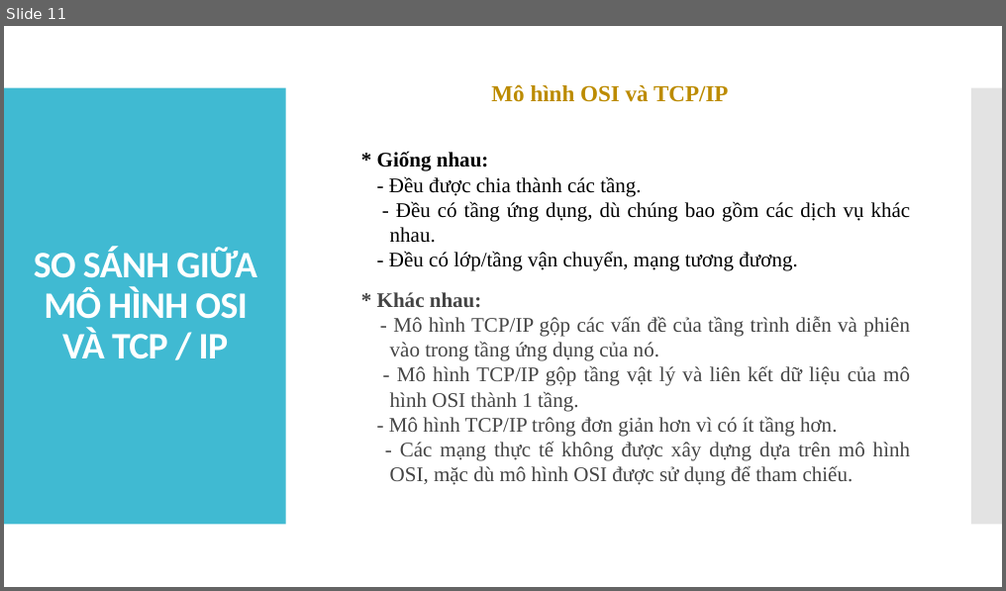
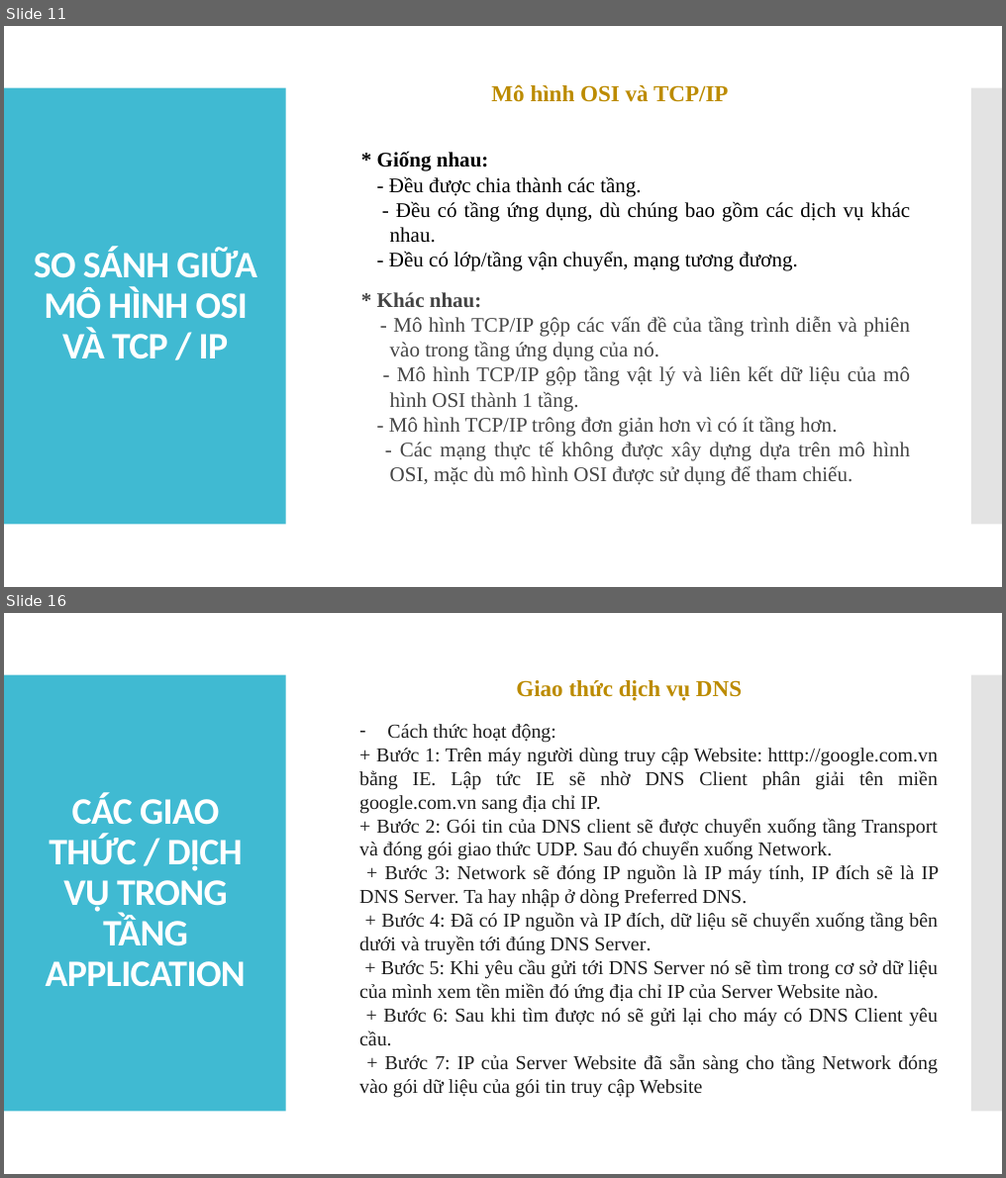
Before and after one commit to tiendatdk3493/Tai_Lieu, a slide deck: Topic 1.pptx. Shown one above the other, each under a label of ours: slide 11 before the commit, slides 11 and 16 after it; the slides between them are not shown. The pictures are 1006x591 and 1006x1178 pixels, drawn with LibreOffice and Linux fonts; fonts in the diff are those of the drawing. Boxes give left, top, right and bottom in pixels: in the first picture for what was removed or moved away, otherwise in the second. Text is boxed around its words. In the diff, an @@ line names an element or a change of style, - is before the commit and + after.

```diff
--- a/Topic 1.pptx
+++ b/Topic 1.pptx
@@ slide 16 added at (x1=4, y1=613, x2=1002, y2=1174), background #FFFFFF; not listed: 2 template elements that a slide beside it also shows @@
@@ text added at (x1=516, y1=680, x2=742, y2=701), 22 pt, text #BB8B00, bold @@
+Giao thức dịch vụ DNS
@@ text added at (x1=359, y1=724, x2=940, y2=1098), 19 pt, text #1D1D1D @@
+– Cách thức hoạt động:
++ Bước 1: Trên máy người dùng truy cập Website: htttp://google.com.vn bằng IE. Lập tức IE sẽ nhờ DNS Client phân giải tên miền google.com.vn sang địa chỉ IP.
++ Bước 2: Gói tin của DNS client sẽ được chuyển xuống tầng Transport và đóng gói giao thức UDP. Sau đó chuyển xuống Network.
++ Bước 3: Network sẽ đóng IP nguồn là IP máy tính, IP đích sẽ là IP DNS Server. Ta hay nhập ở dòng Preferred DNS.
++ Bước 4: Đã có IP nguồn và IP đích, dữ liệu sẽ chuyển xuống tầng bên dưới và truyền tới đúng DNS Server.
++ Bước 5: Khi yêu cầu gửi tới DNS Server nó sẽ tìm trong cơ sở dữ liệu của mình xem tền miền đó ứng địa chỉ IP của Server Website nào.
++ Bước 6: Sau khi tìm được nó sẽ gửi lại cho máy có DNS Client yêu cầu.
++ Bước 7: IP của Server Website đã sẵn sàng cho tầng Network đóng vào gói dữ liệu của gói tin truy cập Website
@@ title added at (x1=46, y1=793, x2=246, y2=987), 36 pt, text #FFFFFF, bold @@
+CÁC GIAO THỨC / DỊCH VỤ TRONG TẦNG APPLICATION
```
Also in this commit, not shown: 2 slides changed, 3 other slides added, 1 other file.
